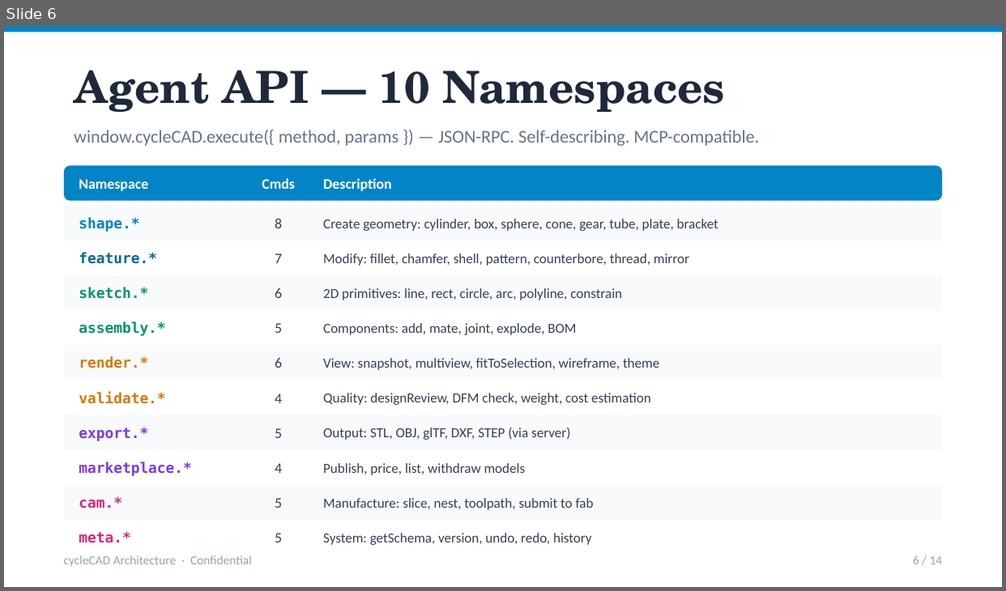
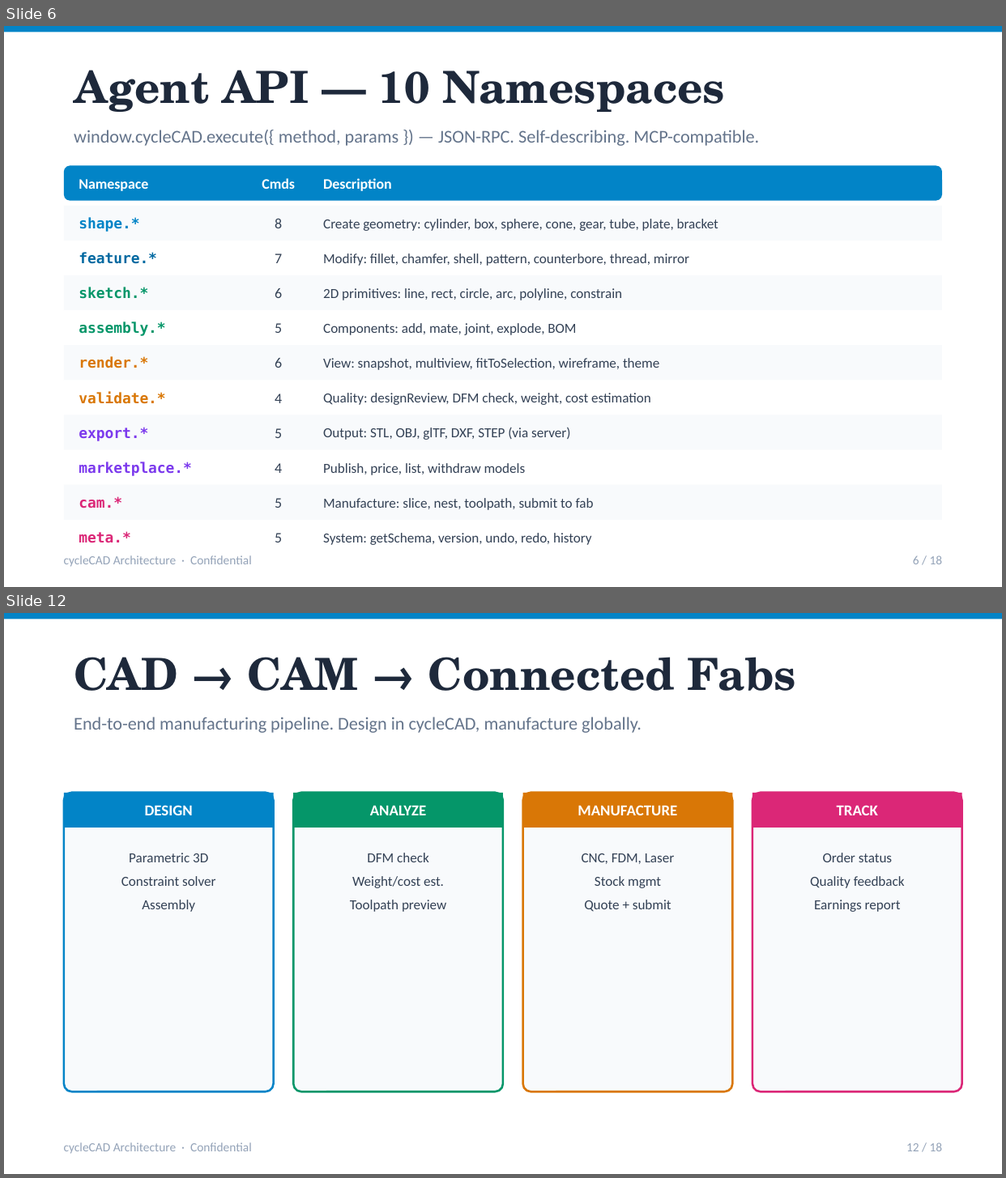
Before and after one commit to vvlars-cmd/cyclecad, a slide deck: cycleCAD-Architecture.pptx. Shown one above the other, each under a label of ours: slide 6 before the commit, slides 6 and 12 after it; the slides between them are not shown. The pictures are 1006x591 and 1006x1178 pixels, drawn with LibreOffice and Linux fonts; fonts in the diff are those of the drawing. Boxes give left, top, right and bottom in pixels: in the first picture for what was removed or moved away, otherwise in the second. Text is boxed around its words. In the diff, an @@ line names an element or a change of style, - is before the commit and + after.

```diff
--- a/cycleCAD-Architecture.pptx
+++ b/cycleCAD-Architecture.pptx
@@ slide 12 added at box(4, 613, 1002, 1174), background #FFFFFF @@
@@ rectangle added at box(4, 613, 1002, 619), fill #0284C7 @@
@@ text added at box(74, 657, 796, 691), 32 pt, text #1E293B, bold @@
+CAD → CAM → Connected Fabs
@@ text added at box(74, 717, 641, 733), 13 pt, text #64748B @@
+End-to-end manufacturing pipeline. Design in cycleCAD, manufacture globally.
@@ rounded rectangle added at box(64, 793, 274, 1092), fill #F8FAFC, outline #0284C7 1.5 pt @@
@@ rectangle added at box(64, 793, 274, 828), fill #0284C7 @@
@@ text added at box(145, 805, 193, 815), 11 pt, text #FFFFFF, bold @@
+DESIGN
@@ rounded rectangle added at box(293, 793, 503, 1092), fill #F8FAFC, outline #059669 1.5 pt @@
@@ rectangle added at box(293, 793, 503, 828), fill #059669 @@
@@ text added at box(370, 805, 426, 815), 11 pt, text #FFFFFF, bold @@
+ANALYZE
@@ rounded rectangle added at box(523, 793, 732, 1092), fill #F8FAFC, outline #D97706 1.5 pt @@
@@ rectangle added at box(523, 793, 732, 828), fill #D97706 @@
@@ text added at box(577, 805, 677, 815), 11 pt, text #FFFFFF, bold @@
+MANUFACTURE
@@ rounded rectangle added at box(752, 793, 962, 1092), fill #F8FAFC, outline #DB2777 1.5 pt @@
@@ rectangle added at box(752, 793, 962, 828), fill #DB2777 @@
@@ text added at box(837, 805, 878, 815), 11 pt, text #FFFFFF, bold @@
+TRACK
@@ text added at box(121, 853, 216, 912), 10 pt, text #334155 @@
+Parametric 3D
+Constraint solver
+Assembly
@@ text added at box(350, 853, 446, 912), 10 pt, text #334155 @@
+DFM check
+Weight/cost est.
+Toolpath preview
@@ text added at box(582, 854, 674, 912), 10 pt, text #334155 @@
+CNC, FDM, Laser
+Stock mgmt
+Quote + submit
@@ text added at box(810, 853, 905, 912), 10 pt, text #334155 @@
+Order status
+Quality feedback
+Earnings report
@@ text added at box(64, 1143, 252, 1154), 9 pt, text #94A3B8 @@
+cycleCAD Architecture · Confidential
@@ text added at box(906, 1143, 943, 1152), 9 pt, text #94A3B8 @@
+12 / 18
@@ slide 6 changed as well @@
@@ text at box(913, 556, 943, 565): text changed @@
-6 / 14
+6 / 18
```
Also in this commit, not shown: 4 other slides changed, 12 other slides added, 9 slides removed, 14 other files.
